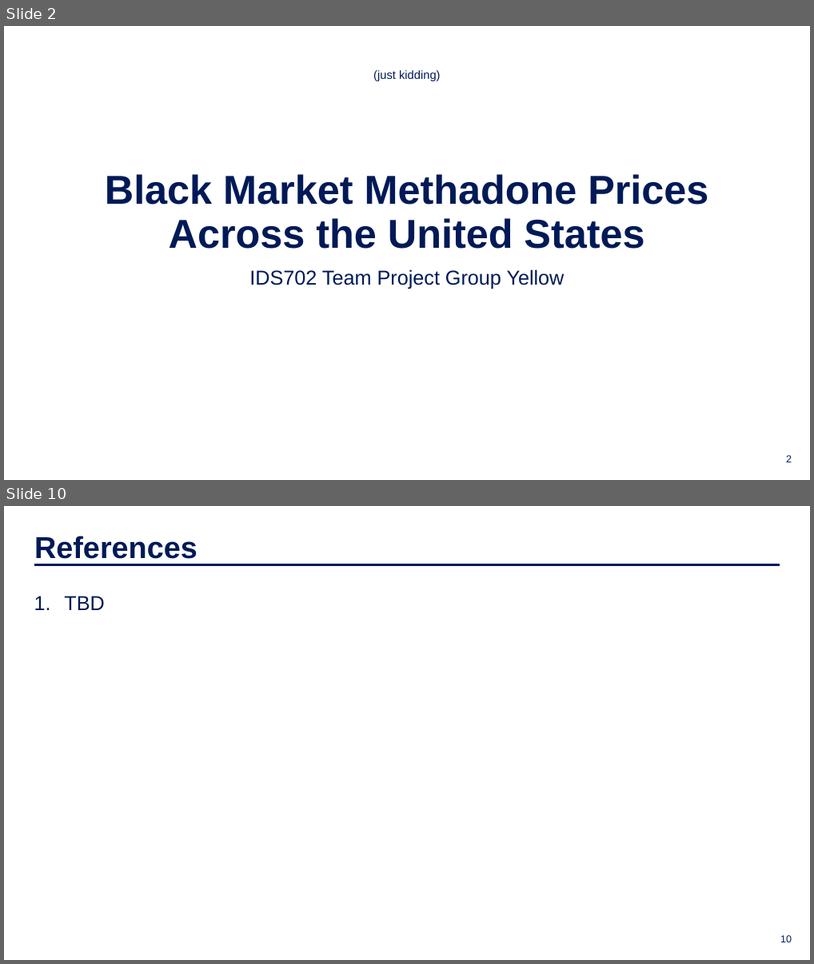
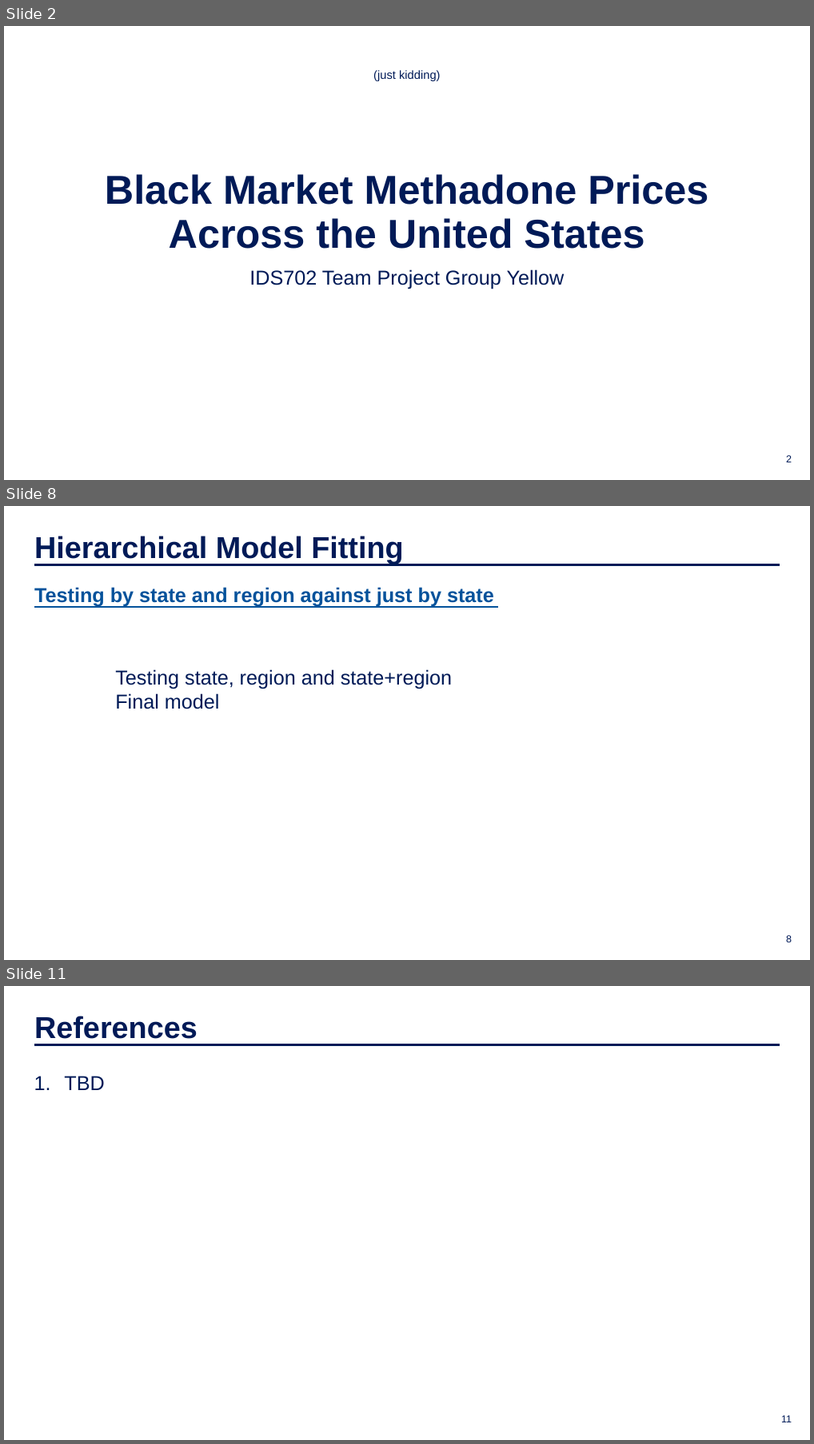
Before and after one commit to IDS-702-F21/team-project-2-streetrx-and-voting-in-nc-yellowfellows, a slide deck: Presentation/slide_deck.pptx. Shown one above the other, each under a label of ours: slides 2 and 10 before the commit, slides 2, 8 and 11 after it; the slides between them are not shown. The pictures are 814x964 and 814x1444 pixels, drawn with LibreOffice and Linux fonts; fonts in the diff are those of the drawing; background and template pictures are left out. Boxes give left, top, right and bottom in pixels: in the first picture for what was removed or moved away, otherwise in the second. Text is boxed around its words. In the diff, an @@ line names an element or a change of style, - is before the commit and + after.

```diff
--- a/Presentation/slide_deck.pptx
+++ b/Presentation/slide_deck.pptx
@@ slide 8 added at box(4, 506, 810, 960), background picture (left out) @@
@@ text added at box(34, 536, 403, 564), 36 pt, text #001A57, bold @@
+Hierarchical Model Fitting
@@ line added from (34, 564) to (780, 564), #001A57 3 pt @@
@@ text added at box(34, 587, 494, 606), 24 pt, text #03529B, bold @@
+Testing by state and region against just by state
@@ line added from (34, 607) to (499, 607), #03529B 2.25 pt @@
@@ text added at box(115, 669, 452, 709), 24 pt, text #001A57 @@
+Testing state, region and state+region
+Final model
@@ page number added at box(786, 935, 792, 942), 12 pt, text #001A57 @@
+8
@@ what was slide 10 is now slide 11 @@
@@ page number at box(782, 1415, 792, 1422): text changed @@
-10
+11
```
Also in this commit, not shown: 6 slides changed, 1 other slide added, 1 slide removed, 2 other files.
